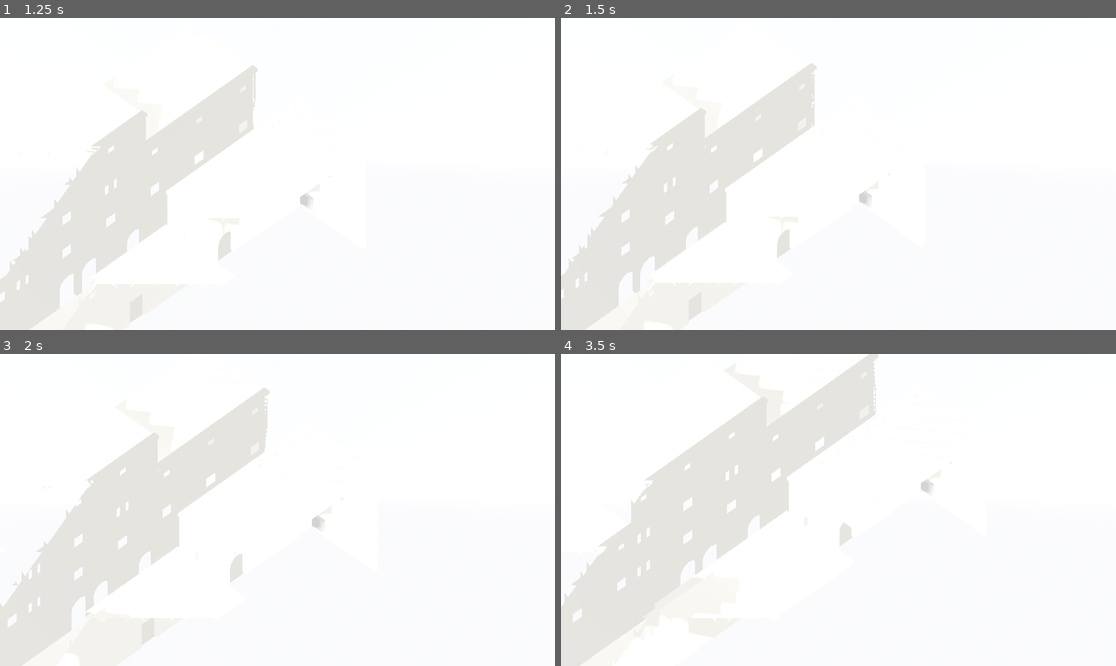
Above: before the commit, frames 1-4 (two rows, left to right).
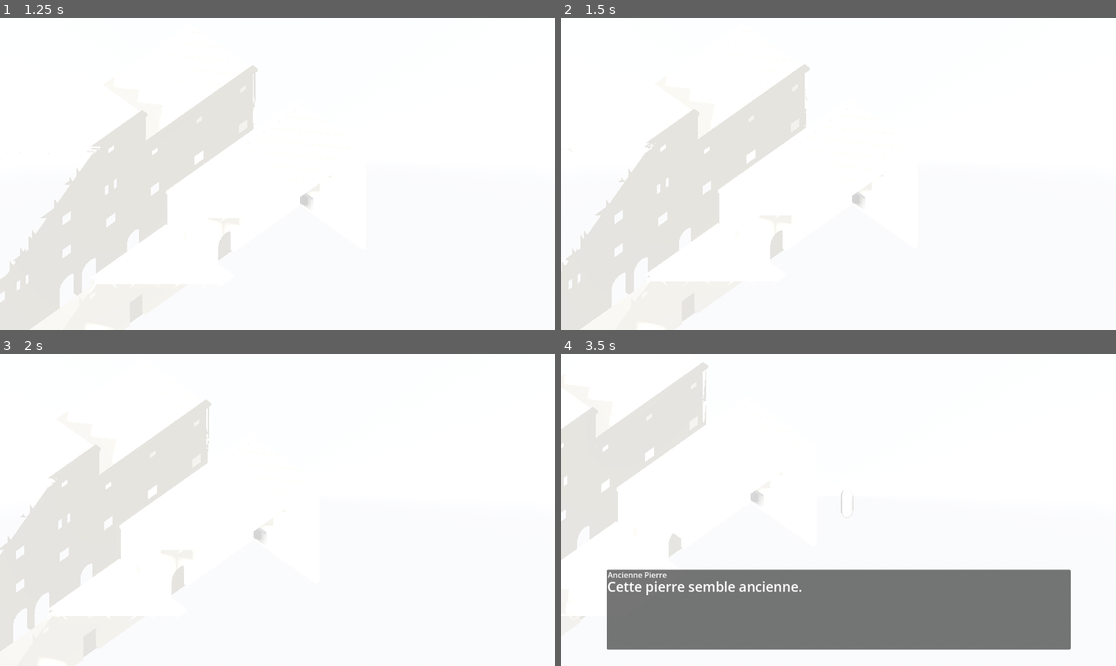
Above: after the commit, the same moments.

Repository: sillpct/lagoutte
Game: Godot game, scene res://scenes/main/main.tscn
The game is run twice, just before and just after one commit, with the same random seed, the same clock (stepped at 60 frames per second) and the same inputs.
Inputs (mouse positions are in pixels of both pictures, inside the frame that each line leads up to):
- Up to frame 1 (1.25 s): click "Nouvelle Partie" at 0.5 s
- Up to frame 2 (1.5 s): tap Enter (ui_accept) at 1.25 s; move the mouse to (960, 158) at 1.27 s; hold Right (ui_right) from 1.28 s (still down); tap P (test_path_move) at 1.35 s; click (960, 158) at 1.42 s
- Up to frame 3 (2 s): keep holding Right (ui_right); tap Enter (ui_accept) at 1.52 s
- Up to frame 4 (3.5 s): move the mouse to (727, 525) at 2.02 s; release Right (ui_right) at 2.03 s; hold Down (ui_down) 2.03-2.78 s; tap T (end_turn) at 2.1 s; tap Enter (ui_accept) at 2.27 s; tap P (test_path_move) at 2.3, 3.05 s; move the mouse to (894, 441) at 2.77 s; hold Right (ui_right) from 2.78 s (still down); hold E (interact) from 2.78 s (still down)

Frame 1 is identical in both runs. In frame 2, 2.8% of the frame differs, in the area x 0-56%, y 14-98%; in frame 3, 10%; in frame 4, 43%, in the area x 0-92%, y 0-100%.

Commit message:
Update unit_path_mover.gd

Diff:
--- a/scenes/world/unit_path_mover.gd
+++ b/scenes/world/unit_path_mover.gd
@@ -1,22 +1,8 @@
 class_name UnitPathMover
 extends Node
 
-@export var path_service: PathService
-
-@export var enable_debug_move := false
-@export var debug_unit: Node3D
-@export var debug_destination := Vector3.ZERO
-@export var debug_speed := 3.0
-@export var debug_action := "test_path_move"
-
 var is_moving := false
-
-func _unhandled_input(event: InputEvent) -> void:
-	if not enable_debug_move:
-		return
-	if event.is_action_pressed(debug_action):
-		get_viewport().set_input_as_handled()
-		_start_debug_move()
+var _cancel_requested := false
 
 func move_along_path(unit: Node3D, path: PackedVector3Array, speed: float) -> bool:
 	if is_moving:
@@ -31,14 +17,18 @@
 		return false
 
 	is_moving = true
+	_cancel_requested = false
 
 	for i in range(1, path.size()):
+		if _cancel_requested:
+			return _finish_move(false)
 		if unit == null or not is_instance_valid(unit):
-			is_moving = false
-			return false
+			return _finish_move(false)
 
 		var target_position := Vector3(path[i].x, unit.global_position.y, path[i].z)
 		while is_instance_valid(unit):
+			if _cancel_requested:
+				return _finish_move(false)
 			var current_position := unit.global_position
 			target_position.y = current_position.y
 			var distance := current_position.distance_to(target_position)
@@ -54,37 +44,17 @@
 			await get_tree().physics_frame
 
 	if unit == null or not is_instance_valid(unit):
-		is_moving = false
-		return false
+		return _finish_move(false)
 
 	var final_path_point := path[path.size() - 1]
 	unit.global_position = Vector3(final_path_point.x, unit.global_position.y, final_path_point.z)
+	return _finish_move(true)
+
+func cancel_current_move() -> void:
+	if is_moving:
+		_cancel_requested = true
+
+func _finish_move(success: bool) -> bool:
 	is_moving = false
-	return true
-
-func _start_debug_move() -> void:
-	if path_service == null:
-		push_warning("UnitPathMover : aucun PathService assigné pour le test.")
-		return
-	if debug_unit == null or not is_instance_valid(debug_unit):
-		push_warning("UnitPathMover : aucune unité de test assignée.")
-		return
-	if is_moving:
-		print("UnitPathMover test : déplacement déjà en cours.")
-		return
-
-	var path := path_service.get_world_path(debug_unit.global_position, debug_destination)
-	print(
-		"UnitPathMover test — chemin = ",
-		path.size(),
-		" points, longueur = ",
-		path_service.get_path_length(path),
-		" m"
-	)
-
-	var was_physics_processing := debug_unit.is_physics_processing()
-	debug_unit.set_physics_process(false)
-	var moved := await move_along_path(debug_unit, path, debug_speed)
-	if is_instance_valid(debug_unit):
-		debug_unit.set_physics_process(was_physics_processing)
-	print("UnitPathMover test — déplacement terminé : ", moved)
+	_cancel_requested = false
+	return success
